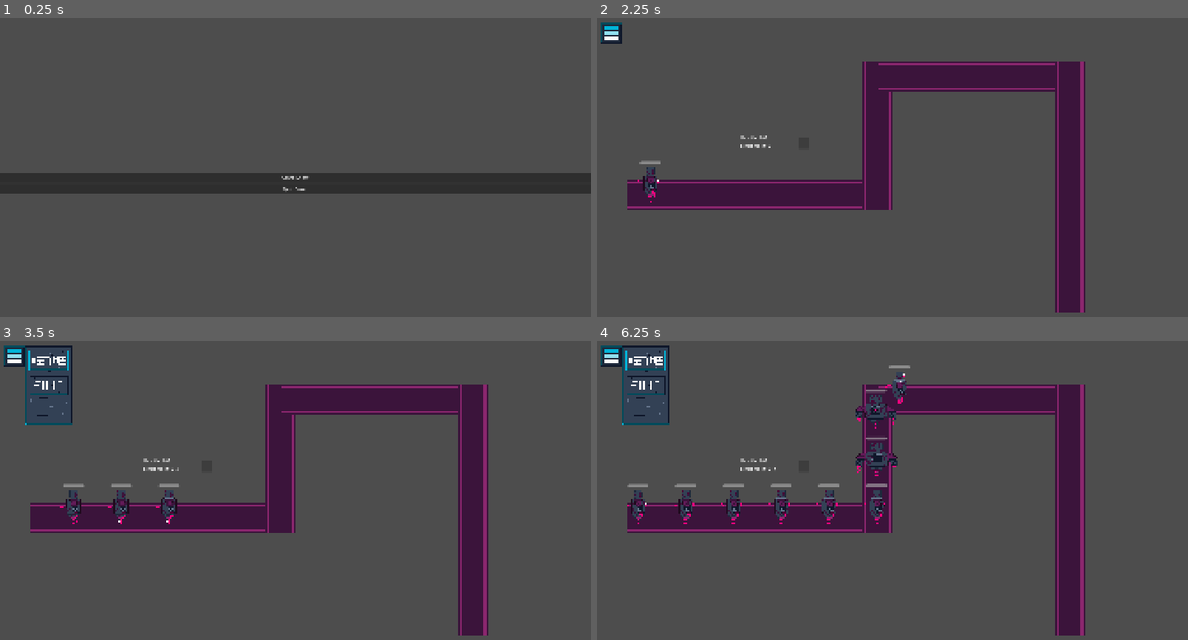
Above: before the commit, frames 1-4 (two rows, left to right).
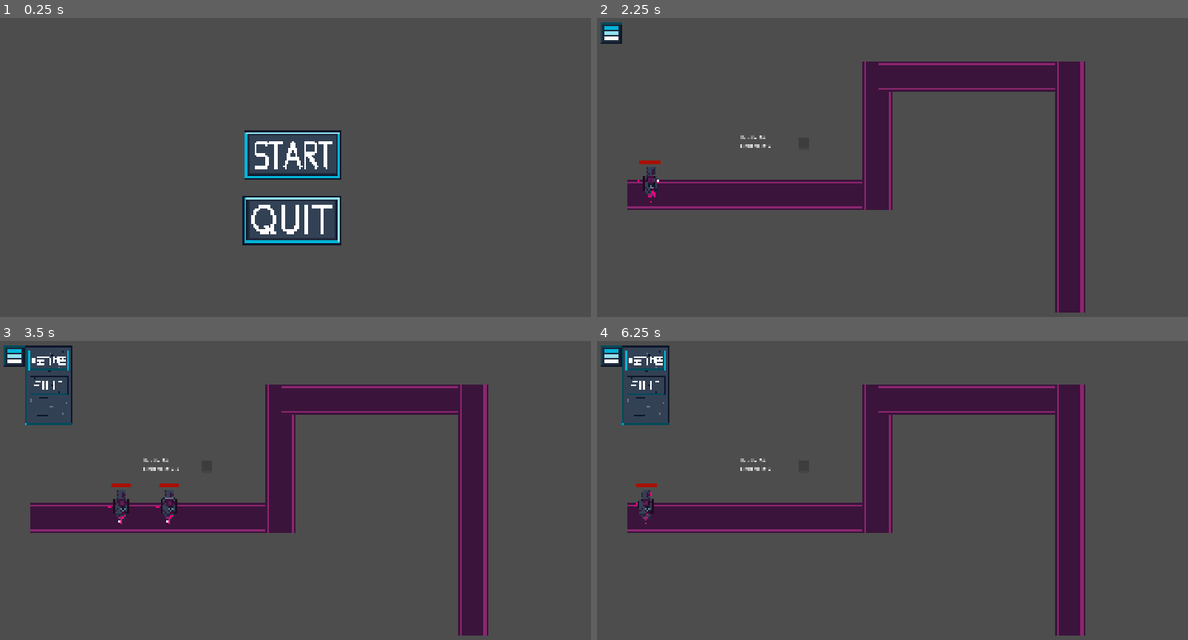
Above: after the commit, the same moments.

Repository: JanuV08/TD
Game: Godot game, scene res://Scenes/main_menu.tscn
The game is run twice, just before and just after one commit, with the same random seed, the same clock (stepped at 60 frames per second) and the same inputs.
Inputs (mouse positions are in pixels of both pictures, inside the frame that each line leads up to; where the layout moved, square brackets give the same spot in the first picture):
- Up to frame 1 (0.25 s): no input
- Up to frame 2 (2.25 s): click (892, 155) [892, 179] at 0.5 s; click (727, 128) at 1.27 s; click (803, 143) at 2 s
- Up to frame 3 (3.5 s): click (11, 355) at 2.75 s
- Up to frame 4 (6.25 s): click (644, 358) at 3.5 s; click (608, 355) at 4.25 s; click (608, 355) at 5 s; click (644, 358) at 5.75 s

The runs differ from the first frame. In frame 1, 12% of the frame differs, in the area x 0-100%, y 37-77%; in frame 2, less than 0.1%; in frame 3, 0.3%; in frame 4, 2.4%.

Commit message:
v0.1.7

Diff:
--- a/Scenes/enemy.tscn
+++ b/Scenes/enemy.tscn
@@ -107,6 +107,9 @@
 "speed": 8.0
 }]
 
+[sub_resource type="StyleBoxFlat" id="StyleBoxFlat_xgwiv"]
+bg_color = Color(0.6627451, 0.05882353, 0, 1)
+
 [node name="enemy" type="Node2D" unique_id=1219256903]
 position = Vector2(-1, 1)
 script = ExtResource("1_1f0kj")
@@ -127,6 +130,8 @@
 offset_top = -70.0
 offset_right = 34.0
 offset_bottom = -60.0
+theme_override_styles/fill = SubResource("StyleBoxFlat_xgwiv")
 step = 1.0
+rounded = true
 show_percentage = false
 metadata/_edit_use_anchors_ = true
--- a/Scenes/enemyLVL2.tscn
+++ b/Scenes/enemyLVL2.tscn
@@ -108,6 +108,9 @@
 "speed": 8.0
 }]
 
+[sub_resource type="StyleBoxFlat" id="StyleBoxFlat_21xkr"]
+bg_color = Color(0.662597, 0.058615543, 3.3691526e-07, 1)
+
 [node name="enemyLVL2" type="Node2D" unique_id=275062625]
 script = ExtResource("1_xgwiv")
 
@@ -129,6 +132,8 @@
 offset_top = -93.0
 offset_right = 35.0
 offset_bottom = -83.0
+theme_override_styles/fill = SubResource("StyleBoxFlat_21xkr")
 step = 1.0
+rounded = true
 show_percentage = false
 metadata/_edit_use_anchors_ = true
--- a/Scenes/konec.tscn
+++ b/Scenes/konec.tscn
@@ -1,9 +1,25 @@
 [gd_scene format=3 uid="uid://b0xog2jy3oe6k"]
+
+[ext_resource type="Script" uid="uid://iksrqt6lyl6x" path="res://Scripts/konec.gd" id="1_e83gx"]
 
 [sub_resource type="RectangleShape2D" id="RectangleShape2D_lquwl"]
 size = Vector2(48, 18)
 
 [node name="End" type="Area2D" unique_id=385382761]
+script = ExtResource("1_e83gx")
 
 [node name="CollisionShape2D" type="CollisionShape2D" parent="." unique_id=2108487566]
 shape = SubResource("RectangleShape2D_lquwl")
+
+[node name="GameOverDialog" type="AcceptDialog" parent="." unique_id=1615410561]
+oversampling_override = 1.0
+mode = 2
+title = "The End"
+position = Vector2i(0, 36)
+ok_button_text = "MENU"
+dialog_text = "YOU LOST!"
+dialog_close_on_escape = false
+
+[connection signal="body_entered" from="." to="." method="_on_body_entered"]
+[connection signal="canceled" from="GameOverDialog" to="." method="_on_game_over_dialog_canceled"]
+[connection signal="confirmed" from="GameOverDialog" to="." method="_on_game_over_dialog_confirmed"]
--- a/Scenes/main.tscn
+++ b/Scenes/main.tscn
@@ -29,7 +29,7 @@
 [node name="PauseMenu" parent="." unique_id=1427811714 instance=ExtResource("3_344ge")]
 
 [node name="Konec" parent="." unique_id=385382761 instance=ExtResource("4_ynf5e")]
-position = Vector2(1536, 969)
+position = Vector2(870, 536)
 
 [node name="labelHP" type="Label" parent="." unique_id=59424855]
 offset_left = 466.0
@@ -44,20 +44,9 @@
 offset_right = 691.0
 offset_bottom = 428.0
 
-[node name="GameOverDialog" type="AcceptDialog" parent="." unique_id=625984528]
-oversampling_override = 1.0
-mode = 2
-title = "The End"
-position = Vector2i(0, 36)
-ok_button_text = "MENU"
-dialog_text = "YOU LOST!"
-dialog_close_on_escape = false
-
 [node name="TileMap" parent="." unique_id=1323716241 instance=ExtResource("6_d1ilt")]
 visibility_layer = 2
 z_index = -1
 
 [connection signal="body_entered" from="Konec" to="." method="_on_area_2d_body_entered"]
 [connection signal="pressed" from="waveButton" to="." method="_on_button_pressed"]
-[connection signal="canceled" from="GameOverDialog" to="." method="_on_game_over_dialog_canceled"]
-[connection signal="confirmed" from="GameOverDialog" to="." method="_on_game_over_dialog_confirmed"]
--- a/Scenes/main_menu.tscn
+++ b/Scenes/main_menu.tscn
@@ -1,6 +1,10 @@
 [gd_scene format=3 uid="uid://bdcc0xw23oamx"]
 
 [ext_resource type="Script" uid="uid://bbqvbkh1q8p0h" path="res://Scripts/main_menu.gd" id="1_06t4h"]
+[ext_resource type="Texture2D" uid="uid://c1r6mropg38v" path="res://assets/GUI/main-menu-start-button-idle.png" id="2_1ehe0"]
+[ext_resource type="Texture2D" uid="uid://cxcvn57vklv5f" path="res://assets/GUI/main-menu-start-button-hover.png" id="3_ce3w2"]
+[ext_resource type="Texture2D" uid="uid://d1lorpqrsu25w" path="res://assets/GUI/main-menu-quit-button-idle.png" id="4_n45e2"]
+[ext_resource type="Texture2D" uid="uid://c558nwstanw5j" path="res://assets/GUI/main-menu-quit-button-hover.png" id="5_opfnp"]
 
 [node name="MainMenu" type="Control" unique_id=1862327775]
 layout_mode = 3
@@ -11,25 +15,31 @@
 grow_vertical = 2
 script = ExtResource("1_06t4h")
 
-[node name="MarginContainer" type="MarginContainer" parent="." unique_id=1106383973]
-layout_mode = 1
-anchors_preset = 15
-anchor_right = 1.0
-anchor_bottom = 1.0
-grow_horizontal = 2
-grow_vertical = 2
+[node name="playBtn" type="TextureButton" parent="." unique_id=1705031711]
+layout_mode = 0
+offset_left = 791.0
+offset_top = 367.0
+offset_right = 1111.0
+offset_bottom = 527.0
+texture_normal = ExtResource("2_1ehe0")
+texture_hover = ExtResource("3_ce3w2")
+ignore_texture_size = true
+stretch_mode = 0
 
-[node name="VBoxContainer" type="VBoxContainer" parent="MarginContainer" unique_id=1607211019]
-layout_mode = 2
-alignment = 1
+[node name="quitBtn" type="TextureButton" parent="." unique_id=456502055]
+layout_mode = 0
+offset_left = 789.0
+offset_top = 579.0
+offset_right = 1109.0
+offset_bottom = 739.0
+texture_normal = ExtResource("4_n45e2")
+texture_hover = ExtResource("5_opfnp")
+ignore_texture_size = true
+stretch_mode = 0
 
-[node name="playBtn" type="Button" parent="MarginContainer/VBoxContainer" unique_id=211333247]
-layout_mode = 2
-text = "Start Game"
-
-[node name="quitBtn" type="Button" parent="MarginContainer/VBoxContainer" unique_id=1565458127]
-layout_mode = 2
-text = "Quit Game"
-
-[connection signal="pressed" from="MarginContainer/VBoxContainer/playBtn" to="." method="_on_play_btn_pressed"]
-[connection signal="pressed" from="MarginContainer/VBoxContainer/quitBtn" to="." method="_on_quit_btn_pressed"]
+[connection signal="mouse_entered" from="playBtn" to="." method="_on_play_btn_mouse_entered"]
+[connection signal="mouse_exited" from="playBtn" to="." method="_on_play_btn_mouse_exited"]
+[connection signal="pressed" from="playBtn" to="." method="_on_play_btn_pressed"]
+[connection signal="mouse_entered" from="quitBtn" to="." method="_on_quit_btn_mouse_entered"]
+[connection signal="mouse_exited" from="quitBtn" to="." method="_on_quit_btn_mouse_exited"]
+[connection signal="pressed" from="quitBtn" to="." method="_on_quit_btn_pressed"]
--- a/Scenes/map1.tscn
+++ b/Scenes/map1.tscn
@@ -1,6 +1,9 @@
 [gd_scene format=3 uid="uid://c662fvhooagka"]
 
 [ext_resource type="Script" uid="uid://d1kl42aasr1ty" path="res://Scripts/map_1.gd" id="1_4pqaf"]
+[ext_resource type="Texture2D" uid="uid://bq2tleklc1ll1" path="res://assets/GUI/level-select-1-idle.png" id="2_d3x0h"]
+[ext_resource type="Texture2D" uid="uid://dv0166evar15t" path="res://assets/GUI/level-select-1-hover.png" id="3_xgpx1"]
+[ext_resource type="Texture2D" uid="uid://cvt6lcuo2mff4" path="res://assets/GUI/level-select-1-completed.png" id="4_xgpx1"]
 
 [node name="Control" type="Control" unique_id=363545599]
 layout_mode = 3
@@ -11,14 +14,19 @@
 grow_vertical = 2
 script = ExtResource("1_4pqaf")
 
-[node name="Level1" type="Button" parent="." unique_id=1217715305]
+[node name="lvl1Btn" type="TextureButton" parent="." unique_id=1569240790]
 layout_mode = 0
 offset_left = 356.0
 offset_top = 289.0
 offset_right = 500.0
 offset_bottom = 433.0
+texture_normal = ExtResource("2_d3x0h")
+texture_hover = ExtResource("3_xgpx1")
+texture_disabled = ExtResource("4_xgpx1")
+ignore_texture_size = true
+stretch_mode = 0
 
-[node name="Button2" type="Button" parent="." unique_id=225034791]
+[node name="lvl2Btn" type="Button" parent="." unique_id=225034791]
 layout_mode = 0
 offset_left = 615.0
 offset_top = 289.0
@@ -46,4 +54,9 @@
 offset_right = 1523.0
 offset_bottom = 439.0
 
-[connection signal="pressed" from="Level1" to="." method="_on_level_1_pressed"]
+[connection signal="mouse_entered" from="lvl1Btn" to="." method="_on_lvl_1_btn_mouse_entered"]
+[connection signal="mouse_exited" from="lvl1Btn" to="." method="_on_lvl_1_btn_mouse_exited"]
+[connection signal="pressed" from="lvl1Btn" to="." method="_on_lvl_1_btn_pressed"]
+[connection signal="mouse_entered" from="lvl2Btn" to="." method="_on_lvl_2_btn_mouse_entered"]
+[connection signal="mouse_exited" from="lvl2Btn" to="." method="_on_lvl_2_btn_mouse_exited"]
+[connection signal="pressed" from="lvl2Btn" to="." method="_on_lvl_2_btn_pressed"]
--- a/Scripts/enemy.gd
+++ b/Scripts/enemy.gd
@@ -4,6 +4,9 @@
 @onready var animated_sprite: AnimatedSprite2D = $CharacterBody2D/AnimatedSprite2D
 
 var last_position: Vector2 = Vector2.ZERO
+
+@export var damage_to_base : int = 5
+@export var enemy_type: String = "lvl1"
 
 @export var max_hp: int = 20
 var current_hp: int
--- a/Scripts/enemy_data.gd
+++ /dev/null
@@ -1,8 +0,0 @@
-class_name EnemyData
-extends Resource
-
-@export var name: String = "Basic Enemy"
-@export var max_health: int = 100
-@export var speed: float = 100.0
-@export var gold_reward: int = 10
-@export var sprite_frames: SpriteFrames
--- a/Scripts/enemy_lvl_2.gd
+++ b/Scripts/enemy_lvl_2.gd
@@ -6,7 +6,7 @@
 var last_position: Vector2 = Vector2.ZERO
 
 @export var damage_to_base : int = 10
-@export var enemy_type: String = "lv2"
+@export var enemy_type: String = "lvl2"
 
 var current_hp: int
 @export var max_hp: int = 10
--- a/Scripts/global.gd
+++ b/Scripts/global.gd
@@ -3,4 +3,7 @@
 var health: int = 100
 var enemyCount: int = 1
 var wave: int = 1
-var enemyDmg: int = 5;
+var level: int
+var enemiesKilled: int = 0
+var enemiesSpawned: int
+var lvl1Completed = false
--- a/Scripts/konec.gd
+++ b/Scripts/konec.gd
@@ -8,18 +8,28 @@
 	get_tree().paused = false
 	get_tree().change_scene_to_file("res://Scenes/main_menu.tscn")
 
+func _process(_delta: float) -> void:
+	if Global.health == 0:
+		$GameOverDialog.popup_centered()
+		$GameOverDialog.visible = true
+		Global.lvl1Completed = false
+
+	elif Global.enemiesKilled == Global.enemiesSpawned && Global.health != 0:
+		$GameOverDialog.popup_centered()
+		$GameOverDialog.visible = true
+		Global.lvl1Completed = true
 
 
 func _on_body_entered(body: Node2D) -> void:
 	var enemy = body if "enemy_type" in body else body.get_parent()
 	if enemy and "enemy_type" in enemy:
 		Global.enemyCount-=1
+		Global.enemiesKilled+=1
 		body.call_deferred("queue_free")
 		match enemy.enemy_type:
-			"lv1":
+			"lvl1":
 				Global.health -= 5
-			"lv2":
+			"lvl2":
 				Global.health -= 10
 		if Global.health <= 0:
 			Global.health = 0
-			$GameOverDialog.popup_centered()
--- a/Scripts/main.gd
+++ b/Scripts/main.gd
@@ -4,13 +4,8 @@
 var enemyLVL2_scene: PackedScene = preload("res://Scenes/enemyLVL2.tscn")
 var path_script: Script = preload("res://Scripts/path_follow_2d.gd")
 
-
 func _ready() -> void:
 	Global.enemyCount = 0
-
-func _process(_delta: float) -> void:
-	$waveButton.disabled = (Global.enemyCount > 0)
-
 
 func spawn() -> void:
 	Global.enemyCount+=1
@@ -36,18 +31,30 @@
 	new_path_follow.add_child(new_enemy)
 	path2d.add_child(new_path_follow)
 
-func waveSpawn() -> void:
-	match Global.wave:
+func levelSpawn() -> void:
+	match Global.level:
 		1:
-			for i in range(20):
+			Global.enemiesSpawned = 5
+			for i in range(2):
 				spawn()
 				await get_tree().create_timer(0.5).timeout
-		2:
+			await get_tree().create_timer(3.0).timeout
 			for i in range(2):
 				spawn()
 				await get_tree().create_timer(0.5).timeout
 			spawnLVL2()
+		2:
+			spawn()
+			await get_tree().create_timer(0.5).timeout
+			spawnLVL2()
+			await get_tree().create_timer(3.0).timeout
+			spawn()
+			await get_tree().create_timer(0.5).timeout
+			spawn()
+			await get_tree().create_timer(0.5).timeout
+			spawnLVL2()
 
 
 func _on_button_pressed() -> void:
-	waveSpawn()
+	levelSpawn()
+	$waveButton.disabled = true
--- a/Scripts/main_menu.gd
+++ b/Scripts/main_menu.gd
@@ -1,9 +1,26 @@
 extends Control
+@onready var playBtn: TextureButton = $playBtn
+@onready var quitBtn: TextureButton = $quitBtn
+const LEVEL_SCENE_PATH: String = "res://Scenes/map1.tscn"
 
-const LEVEL_SCENE_PATH: String = "res://Scenes/map1.tscn"
+func _ready() -> void:
+	playBtn.pivot_offset = playBtn.size / 2
+	quitBtn.pivot_offset = quitBtn.size / 2
 
 func _on_play_btn_pressed() -> void:
 	get_tree().change_scene_to_file(LEVEL_SCENE_PATH)
 
+func _on_play_btn_mouse_entered() -> void:
+	playBtn.scale = Vector2(1.1, 1.1)
+
+func _on_play_btn_mouse_exited() -> void:
+	playBtn.scale = Vector2(1.0,1.0)
+
+func _on_quit_btn_mouse_entered() -> void:
+	quitBtn.scale = Vector2(1.1, 1.1)
+
+func _on_quit_btn_mouse_exited() -> void:
+	quitBtn.scale = Vector2(1.0,1.0)
+
 func _on_quit_btn_pressed() -> void:
 	get_tree().quit()
--- a/Scripts/map_1.gd
+++ b/Scripts/map_1.gd
@@ -1,20 +1,40 @@
 extends Control
 
+@onready var lvl1Btn: TextureButton = $lvl1Btn
+@onready var lvl2Btn: Button = $lvl2Btn
 
-# Called when the node enters the scene tree for the first time.
 func _ready() -> void:
-	pass # Replace with function body.
+	lvl1Btn.pivot_offset = lvl1Btn.size / 2
+	lvl2Btn.pivot_offset = lvl2Btn.size / 2
+	if Global.lvl1Completed == true:
+		$lvl1Btn.disabled = true
+
+#Button for level 1
+func _on_lvl_1_btn_pressed() -> void:
+	get_tree().change_scene_to_file("res://Scenes/main.tscn")
+	Global.level = 1
+	Global.enemiesSpawned = 5
+	Global.enemiesKilled = 0
+	Global.health = 30
+
+func _on_lvl_1_btn_mouse_entered() -> void:
+	lvl1Btn.scale = Vector2(1.1,1.1)
+
+func _on_lvl_1_btn_mouse_exited() -> void:
+	lvl1Btn.scale = Vector2(1.0,1.0)
 
 
-# Called every frame. 'delta' is the elapsed time since the previous frame.
-func _process(delta: float) -> void:
-	pass
+#Button for level2
+func _on_lvl_2_btn_pressed() -> void:
+	get_tree().change_scene_to_file("res://Scenes/main.tscn")
 
+	Global.level = 2
+	Global.enemiesSpawned = 5
+	Global.enemiesKilled = 0
+	Global.health = 100
 
-func _on_button_pressed() -> void:
-	pass # Replace with function body.
+func _on_lvl_2_btn_mouse_entered() -> void:
+	lvl2Btn.scale = Vector2(1.1,1.1)
 
-
-func _on_level_1_pressed() -> void:
-
-	get_tree().change_scene_to_file("res://Scenes/main.tscn")
+func _on_lvl_2_btn_mouse_exited() -> void:
+	lvl2Btn.scale = Vector2(1.0,1.0)
Not shown, removed: Scripts/enemy_data.gd.uid
Binary file added: assets/GUI/level-select-1-completed.png
Not shown, added: assets/GUI/level-select-1-completed.png.import
Binary file added: assets/GUI/level-select-1-hover.png
Not shown, added: assets/GUI/level-select-1-hover.png.import
Binary file added: assets/GUI/level-select-1-idle.png
Not shown, added: assets/GUI/level-select-1-idle.png.import
Binary file added: assets/GUI/main-menu-quit-button-hover.png
Not shown, added: assets/GUI/main-menu-quit-button-hover.png.import
Binary file added: assets/GUI/main-menu-quit-button-idle.png
Not shown, added: assets/GUI/main-menu-quit-button-idle.png.import
Binary file added: assets/GUI/main-menu-start-button-hover.png
(and 5 more such lines)
